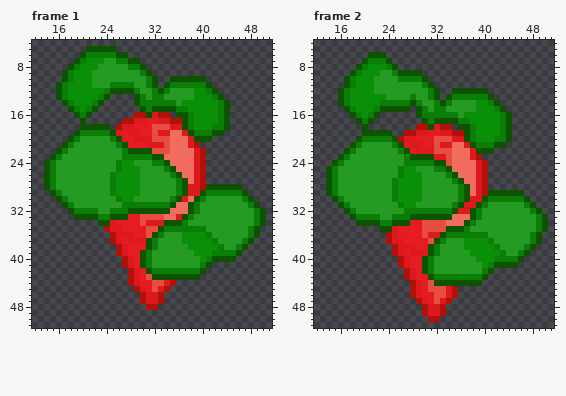
Two versions of one pixel-art file, Assets/Arts/Enemies/Boss/FruitKing/ATK2/LH/LHIdle.aseprite. The picture above was drawn from the file before the commit.
64x64 pixels, 6 frames. Shown: frame 1: x 12..51, y 4..51; frame 2: x 12..51, y 4..51. The commit also changed other frames, which this record leaves out.
After the commit:
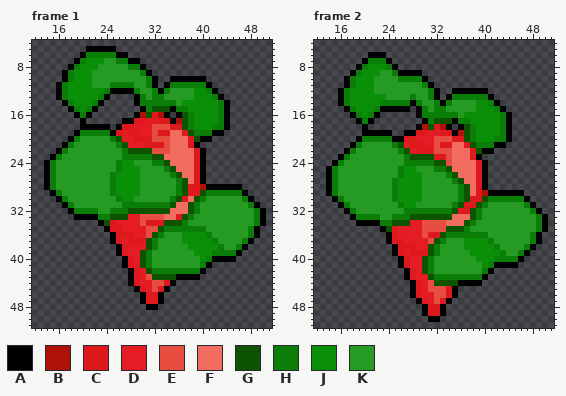
Palette (. is transparent): A #000000  B #b0120a  C #dd191d  D #e51c23  E #e84e40  F #f36c60  G #0d5302  H #0a7e07  J #0a8f08  K #259b24
Difference:
layer "Flattened" added
layer "body" removed
layer "Layer 1" removed
layer "Hand" removed
Frame 1, layer "Flattened":
Colour B becomes colour A in row 16 at x 29 and 34; in row 17 at x 27 to 28 and 35; in row 18 at x 26; in row 21 at x 39; in rows 22 to 27 at x 40; in row 35 at x 24.
Colour B becomes colour A in rows 36 to 37 at x 25; in rows 38 to 39 at x 26; in rows 40 to 41 at x 27; in rows 42 to 43 at x 28; in row 44 at x 28 and 35; in row 45 at x 29 and 34.
Colour B becomes colour A in rows 46 to 47 at x 30 and 33; in row 48 at x 31 to 32.
Colour G becomes colour A in row 5 at x 21 to 25; in row 6 at x 20 and 26 to 27; in row 7 at x 19 and 28 to 29; in row 8 at x 18 and 30; in row 9 at x 17 and 31; in row 10 at x 17, 32 and 35 to 40.
Colour G becomes colour A in row 11 at x 16, 32, 34 and 41; in row 12 at x 16, 25 to 28, 33 and 42; in row 13 at x 16, 24, 29 and 43; in row 14 at x 17, 23, 29 and 44; in row 15 at x 18, 22, 30, 35 and 44; in row 16 at x 19, 21, 36 and 44.
Colour G becomes colour A in row 17 at x 20 and 44; in row 18 at x 20 to 24 and 44; in row 19 at x 19, 25 and 42 to 43; in row 20 at x 18 and 40 to 41; in row 21 at x 17; in row 22 at x 16.
Colour G becomes colour A in row 23 at x 15; in rows 24 to 27 at x 14; in row 28 at x 14 and 41 to 46; in row 29 at x 15 and 47; in row 30 at x 16 and 48; in row 31 at x 17 and 49.
Colour G becomes colour A in row 32 at x 18 and 50; in row 33 at x 19 to 22 and 50; in row 34 at x 23 and 50; in rows 35 to 36 at x 49; in row 37 at x 48; in row 38 at x 47.
Colour G becomes colour A in row 39 at x 46; in row 40 at x 42 to 45; in row 41 at x 41; in row 42 at x 40; in row 43 at x 36 to 39.
Frame 2, layer "Flattened":
Colour B becomes colour A in row 18 at x 29 and 34; in row 19 at x 27 to 28 and 35; in row 20 at x 26; in row 23 at x 39; in rows 24 to 28 at x 40; in rows 36 to 37 at x 24.
Colour B becomes colour A in rows 38 to 39 at x 25; in rows 40 to 41 at x 26; in rows 42 to 43 at x 27; in row 44 at x 28; in rows 45 to 46 at x 28 and 35; in row 47 at x 29 and 34.
Colour B becomes colour A in rows 48 to 49 at x 30 and 33; in row 50 at x 31 to 32.
Colour G becomes colour A in row 6 at x 21 to 23; in row 7 at x 20 and 24; in row 8 at x 19 and 25; in row 9 at x 18 and 26 to 29; in row 10 at x 17 and 30; in row 11 at x 17 and 31.
Colour G becomes colour A in row 12 at x 16, 32 and 35 to 40; in row 13 at x 16, 32, 34 and 41; in row 14 at x 16, 28, 33 and 42; in row 15 at x 17, 23 to 27, 29 and 43; in row 16 at x 18, 22, 29 and 44; in row 17 at x 19, 21, 30, 35 and 44.
Colour G becomes colour A in row 18 at x 20, 36 and 44; in row 19 at x 20 to 24 and 44; in row 20 at x 19, 25 and 44; in row 21 at x 18 and 42 to 43; in row 22 at x 17 and 40 to 41; in row 23 at x 16.
Colour G becomes colour A in row 24 at x 15; in rows 25 to 28 at x 14; in row 29 at x 14 and 41 to 46; in row 30 at x 15 and 47; in row 31 at x 16 and 48; in row 32 at x 17 and 49.
Colour G becomes colour A in row 33 at x 18 and 50; in row 34 at x 19 to 22 and 50; in row 35 at x 23 and 50; in rows 36 to 37 at x 49; in row 38 at x 48; in row 39 at x 47.
Colour G becomes colour A in row 40 at x 46; in row 41 at x 42 to 45; in row 42 at x 41; in row 43 at x 40; in row 44 at x 36 to 39.
Boxes around the changes in both pictures, in picture pixels (x1, y1, x2, y2):
changed: (44, 46, 266, 310)
changed: (326, 52, 548, 322)
